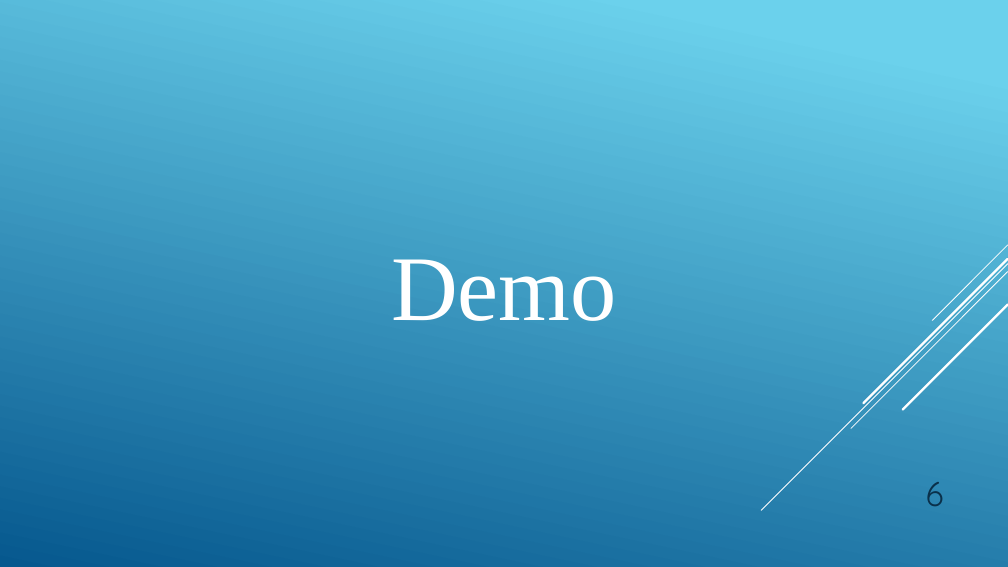
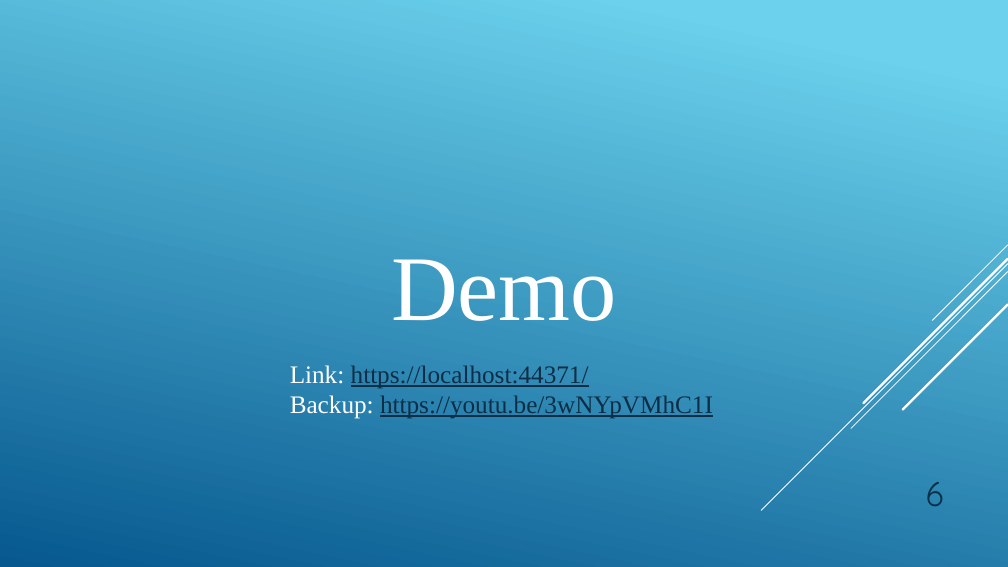
Before and after one commit to GeorgeMorosanu/MediArch_Public, a slide deck: slide 6 of Licenta2018MoroșanuGeorgeCosmin/MediArch.pptx (slide 7 before the commit). Drawn at 1008x567 pixels with LibreOffice and Linux fonts; fonts in the diff are those of the drawing. Boxes give left, top, right and bottom in pixels: in the first picture for what was removed or moved away, otherwise in the second. Text is boxed around its words. In the diff, an @@ line names an element or a change of style, - is before the commit and + after.

```diff
--- a/Licenta2018MoroșanuGeorgeCosmin/MediArch.pptx
+++ b/Licenta2018MoroșanuGeorgeCosmin/MediArch.pptx
@@ text added at bbox=[290, 365, 713, 419], 24 pt, text #0D2E46, underline @@
+Link: https://localhost:44371/
+Backup: https://youtu.be/3wNYpVMhC1I
```
Also in this commit, not shown: 4 other slides changed, 1 slide added, 1 slide removed, 12 other files.
